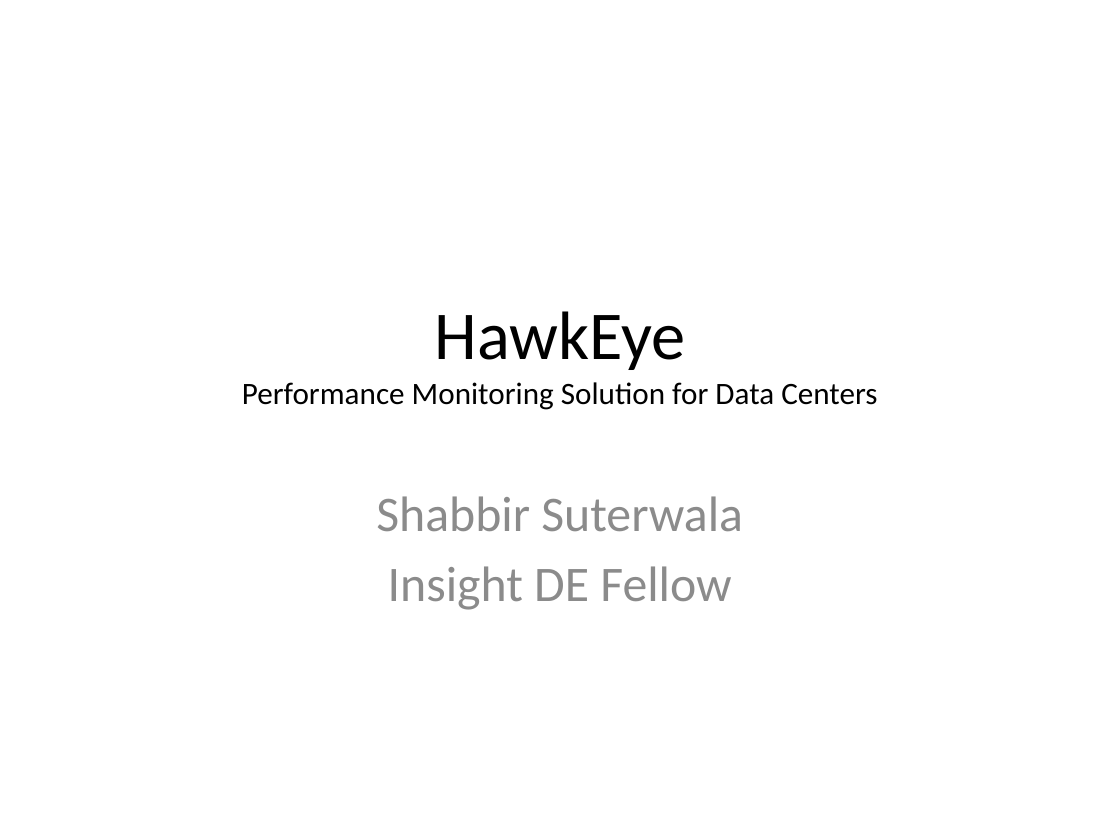
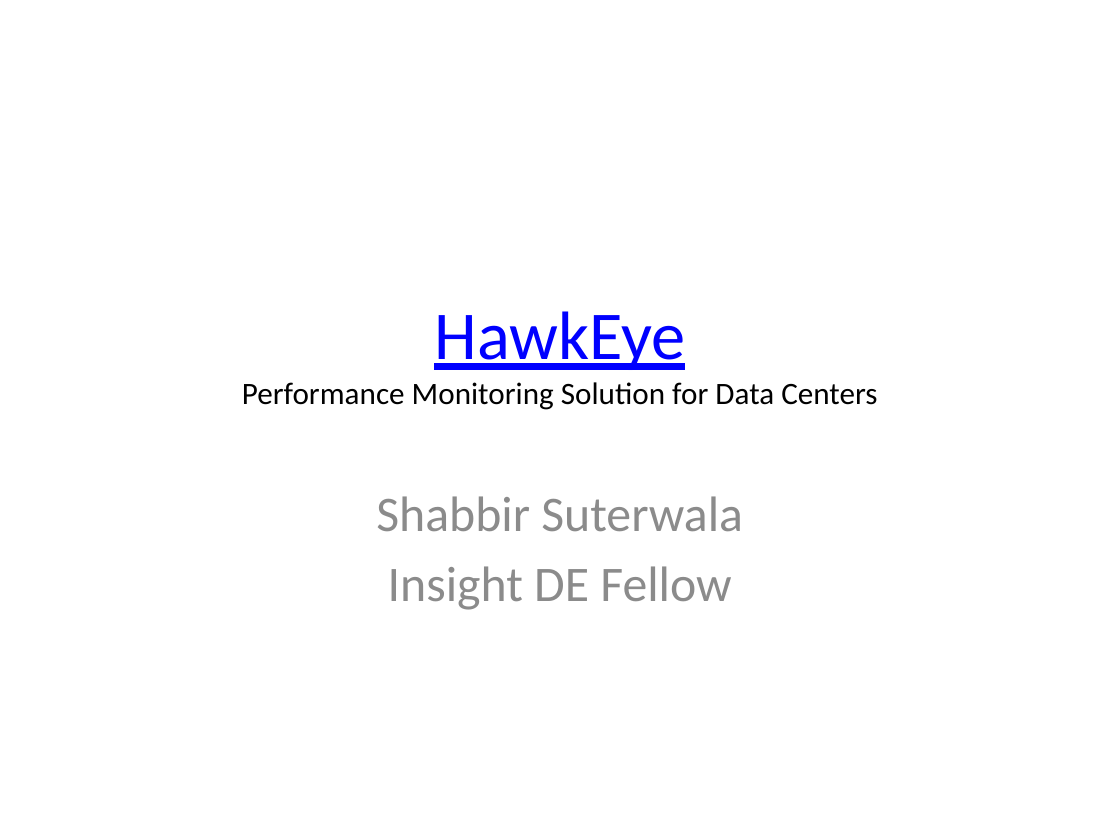
Before and after one commit to shabss/hawkeye, a slide deck: slide 1 of docs/Shabbir_Suterwala_Week2Demo.pptx. Drawn at 1120x840 pixels with LibreOffice and Linux fonts; fonts in the diff are those of the drawing. Boxes give left, top, right and bottom in pixels: in the first picture for what was removed or moved away, otherwise in the second. Text is boxed around its words. In the diff, an @@ line names an element or a change of style, - is before the commit and + after.

```diff
--- a/docs/Shabbir_Suterwala_Week2Demo.pptx
+++ b/docs/Shabbir_Suterwala_Week2Demo.pptx
@@ title "HawkEye Performance Monitoring Solution for ..." at [242, 311, 877, 410]: text colour #000000 to #0000FF, underline on in "HawkEye" @@
```
Also in this commit, not shown: 1 other slide changed, 6 other files.
